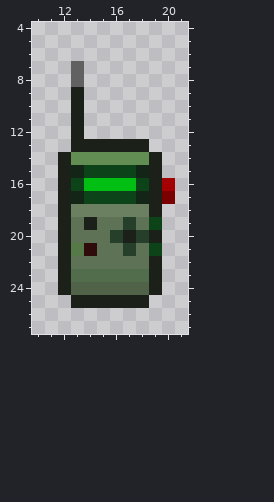
One commit to this pixel-art sprite: Resources/Textures/Objects/Devices/signaller.rsi/signaller.png. The picture above was drawn from the file before the commit.
The file is 32x32 pixels. Colours within 5 levels of each other are drawn and written as one. Shown: x 10..21, y 4..27.
The result:
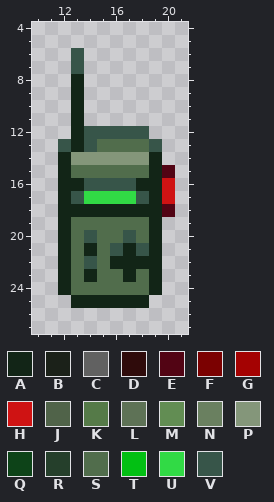
Palette (. is transparent): A #122517  B #1b2119  C #616161  D #2f0b0b  E #520414  F #7b0101  G #a40202  H #cf1313  J #506349  K #557a48  L #5e7256  M #628d53  N #6a8060  P #84967a  Q #0d4318  R #253f2b  S #516d4c  T #02c013  U #31da45  V #375549
What changed:
Changed rows in their new state; - is an unchanged pixel.
first column x 12:
 6 -V-------
 7 -V-------
 8 -A-------
 9 -A-------
10 -A-------
11 -A-------
12 -AVVVVV--
13 VAVSSSSV-
14 APPPPPPA-
15 ASSSSSSAE
16 AAVVVVAAH
17 AVUUUUVAH
18 AAAAAAAAE
19 ASSSSSSA-
20 ASVSSVSA-
21 ASASVAVA-
22 ASVSAAAA-
23 A-A--A-A-
24 ASSSSSSA-
25 -AAAAAA--
Changed places in both pictures, as pixel boxes (x1, y1, x2, y2):
changed: (58, 48, 175, 308)
